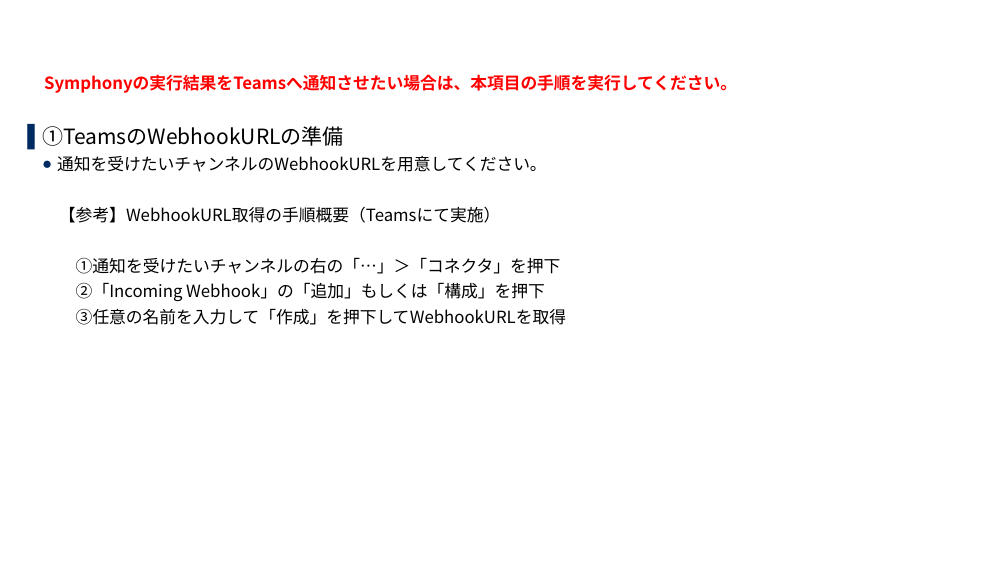
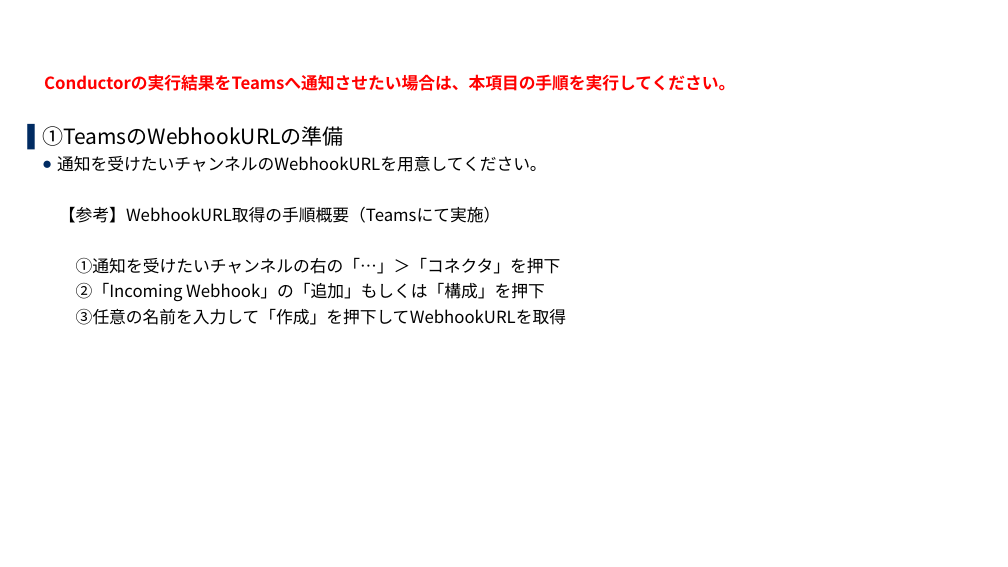
Before and after one commit to exastro-suite/it-automation-docs, a slide deck: slide 35 of asset/SettingSamples_ja/cloud-system-template-install_ja.pptx. Drawn at 1008x567 pixels with LibreOffice and Linux fonts; fonts in the diff are those of the drawing; background and template pictures are left out. Boxes give left, top, right and bottom in pixels: in the first picture for what was removed or moved away, otherwise in the second. Text is boxed around its words. In the diff, an @@ line names an element or a change of style, - is before the commit and + after.

```diff
--- a/asset/SettingSamples_ja/cloud-system-template-install_ja.pptx
+++ b/asset/SettingSamples_ja/cloud-system-template-install_ja.pptx
@@ text at (44, 74, 735, 91): text changed @@
-Symphonyの実行結果をTeamsへ通知させたい場合は、本項目の手順を実行してください。
+Conductorの実行結果をTeamsへ通知させたい場合は、本項目の手順を実行してください。
```
Also in this commit, not shown: 33 other slides changed, 2 other files.
